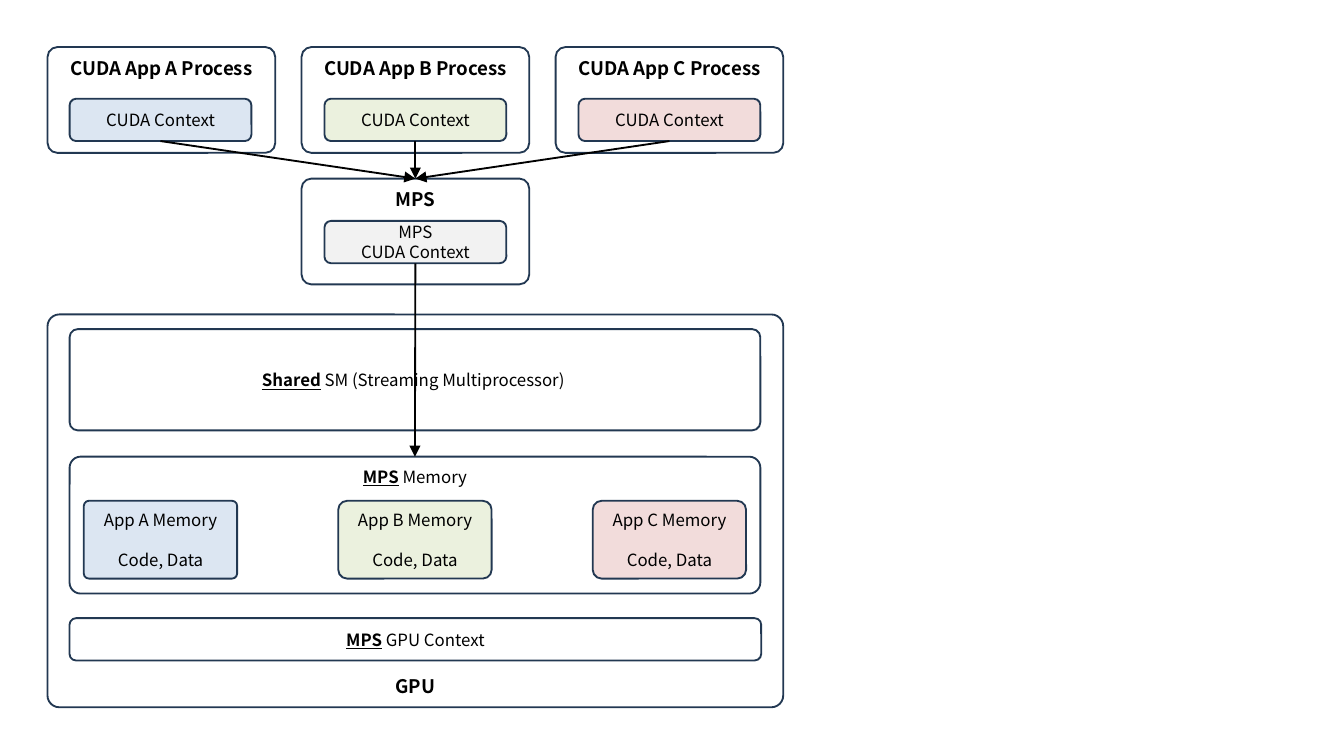
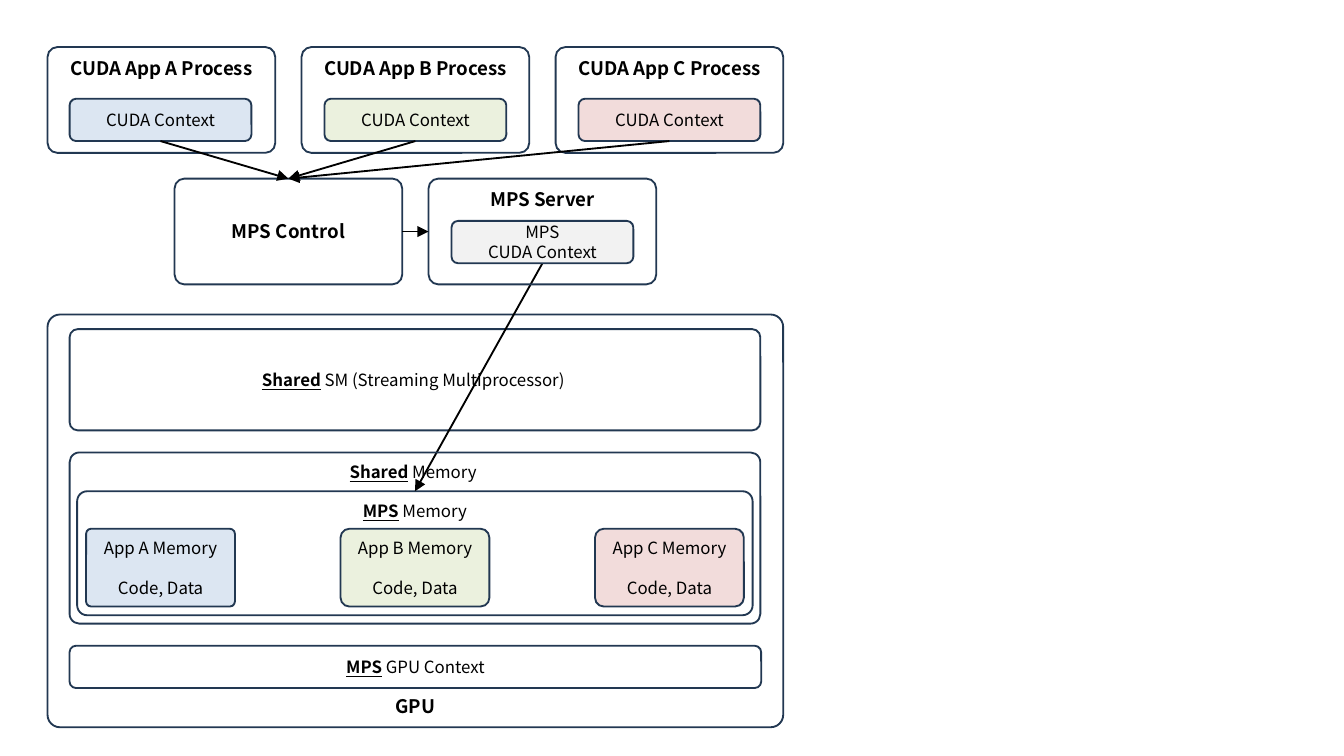
Before and after one commit to ssup2/blog-software, a slide deck: slide 4 of content/docs/theory-analysis/nvidia-gpu-sharing/images/images.pptx. Drawn at 1344x756 pixels with LibreOffice and Linux fonts; fonts in the diff are those of the drawing. Boxes give left, top, right and bottom in pixels: in the first picture for what was removed or moved away, otherwise in the second. Text is boxed around its words. In the diff, an @@ line names an element or a change of style, - is before the commit and + after.

Commit message:
update

```diff
--- a/content/docs/theory-analysis/nvidia-gpu-sharing/images/images.pptx
+++ b/content/docs/theory-analysis/nvidia-gpu-sharing/images/images.pptx
@@ arrow moved from (160, 141) - (415, 179) to (160, 141) - (289, 179) @@
@@ arrow moved from (669, 141) - (415, 179) to (669, 141) - (289, 179) @@
@@ arrow moved from (415, 141) - (415, 179) to (415, 141) - (289, 179) @@
@@ rounded rectangle "MPS Control": place and size @@
-rounded rectangle "MPS Control" at (301, 179, 528, 285)
+rounded rectangle "MPS Control" at (175, 179, 402, 285)
@@ rounded rectangle "MPS Control" at (175, 179, 402, 285): vertical alignment top to middle @@
@@ rounded rectangle added at (429, 179, 656, 285), outline #233953 1 pt, 10 pt, text #000000, bold @@
+MPS Server
@@ text in rounded rectangle at (232, 223, 345, 239): text changed @@
-MPS
+MPS Control
@@ arrow added from (402, 231) to (429, 231), #000000 1 pt @@
@@ rounded rectangle "MPS": place and size @@
-rounded rectangle "MPS" at (324, 220, 505, 262)
+rounded rectangle "MPS" at (452, 220, 633, 262)
@@ arrow moved from (415, 263) - (415, 457) to (543, 263) - (415, 492) @@
@@ rounded rectangle "GPU": place and size @@
-rounded rectangle "GPU" at (47, 314, 782, 707)
+rounded rectangle "GPU" at (47, 314, 782, 727)
@@ rounded rectangle added at (70, 453, 761, 624), outline #233953 1 pt, 9 pt, text #000000, bold, underline @@
+Shared Memory
@@ rounded rectangle "MPS Memory": place and size @@
-rounded rectangle "MPS Memory" at (70, 457, 761, 594)
+rounded rectangle "MPS Memory" at (77, 492, 753, 616)
@@ rounded rectangle "App A Memory": place and size @@
-rounded rectangle "App A Memory" at (83, 501, 237, 579)
+rounded rectangle "App A Memory" at (86, 528, 235, 606)
@@ rounded rectangle "App B Memory": place and size @@
-rounded rectangle "App B Memory" at (339, 501, 492, 579)
+rounded rectangle "App B Memory" at (340, 528, 489, 606)
@@ rounded rectangle "App C Memory": place and size @@
-rounded rectangle "App C Memory" at (593, 501, 746, 579)
+rounded rectangle "App C Memory" at (595, 528, 745, 606)
@@ rounded rectangle "MPS GPU Context": place and size @@
-rounded rectangle "MPS GPU Context" at (70, 618, 762, 660)
+rounded rectangle "MPS GPU Context" at (70, 645, 762, 687)
```
Also in this commit, not shown: 4 slides added.
